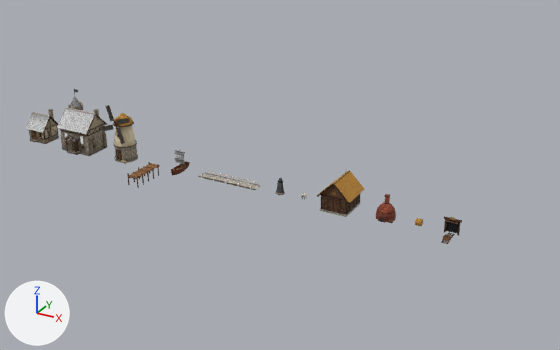
Two versions of the Blender file assets/blender/village.blend, one commit apart.
Camera for both pictures: a 50 mm camera at (133.6, -122.9, 65.4) aimed at (65.1, 1.6, 3.1). The axes (+X, +Y, +Z) are drawn at lower left. The lights are the same throughout. The first picture is the older version.

Before the edit, the objects in view are built like this:
```python
ob_barn = bpy.data.objects.new('Barn', me_barn)
ob_barn.location = (79.2, 0.0, 0.0)
ob_cottage = bpy.data.objects.new('Cottage', me_cottage)
ob_cottage.location = (2.9, 0.0, 0.0)
ob_hall = bpy.data.objects.new('Hall', me_hall)
ob_hall.location = (15.3, 0.0, 0.0)
ob_haybale = bpy.data.objects.new('HayBale', me_haybale)
ob_haybale.location = (95.0, 0.0, 0.0)
ob_kiln = bpy.data.objects.new('Kiln', me_kiln)
ob_kiln.location = (88.5, 0.0, 0.0)
ob_mill = bpy.data.objects.new('Mill', me_mill)
ob_mill.location = (27.3, 0.0, 0.0)
ob_mine = bpy.data.objects.new('Mine', me_mine)
ob_mine.location = (101.1, 0.0, 0.0)
ob_road = bpy.data.objects.new('Road', me_road)
ob_road.location = (54.1, 0.0, 0.0)
ob_robber = bpy.data.objects.new('Robber', me_robber)
ob_robber.location = (66.1, 0.0, 0.0)
# also in view: 'Dock' at (35.2, -3.9, -0.9)
```
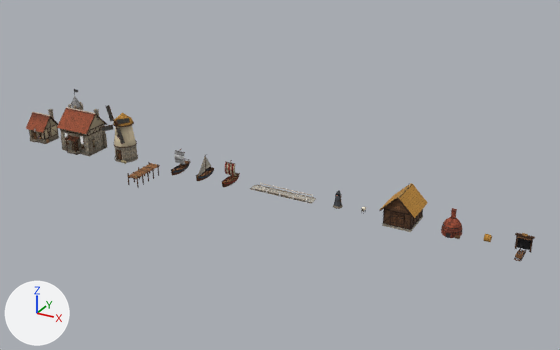
What differs and where, as boxes [x1, y1, x2, y2] in the pictures (560 x 350 px):
'Barn', moved: before [317, 170, 364, 217]; after [380, 183, 428, 232]
'Road', moved: before [198, 171, 260, 191]; after [250, 183, 316, 204]
'Kiln', moved: before [376, 194, 396, 223]; after [441, 208, 463, 239]
'Mine', moved: before [441, 216, 462, 244]; after [514, 233, 535, 262]
'BoatStriped', added: after [222, 160, 240, 187]
'BoatSloop', added: after [196, 154, 214, 181]
'Robber', moved: before [276, 178, 285, 195]; after [333, 190, 343, 209]
'HayBale', moved: before [415, 218, 423, 226]; after [484, 234, 492, 242]
part 1 of me_cottage, recoloured (grey to brown): [26, 113, 50, 133] in both
part 2 of me_hall, recoloured (grey to brown): [57, 108, 95, 142] in both

What the commit changed:
me_cottage is used by ob_cottage; location (2.9, 0.0, 0.0).
me_cottage had 3198 vertices, 1039 faces and spanned x -2.8..3.08, y -2.96..2.78, z -0.25..6.66.
me_cottage now has 3290 vertices, 1061 faces and spans x -2.8..3.08, y -3.11..2.78, z -0.25..6.66.
me_cottage part 1: 24 faces spanning x -2.66..2.66, y -2.78..2.78, z 2.73..6.08 switch from mat_owner_roof to mat_village.
Edits to the shape of me_cottage do not show in these pictures.
me_cottage gains material mat_iron.
me_hall is used by ob_hall; location (15.3, 0.0, 0.0).
me_hall had 4656 vertices, 1167 faces and spanned x -6.42..4.39, y -4.37..5.24, z -0.25..12.31.
me_hall now has 4680 vertices, 1173 faces and spans x -6.42..4.39, y -4.37..5.24, z -0.25..12.31.
me_hall part 2: 44 faces spanning x -4.25..4.25, y -4.37..3.6, z 3.21..8.94 switch from mat_owner_roof to mat_village.
Edits to the shape of me_hall do not show in these pictures.
Mesh me_boatstriped is new.
It has 1081 vertices, 274 faces and spans x -1.3..1.3, y -2.82..2.82, z -0.55..4.6.
It uses material mat_village.
Mesh me_boatsloop is new.
It has 949 vertices, 244 faces and spans x -1.0..1.0, y -2.82..2.82, z -0.55..4.6.
It uses material mat_village.
Object 'Road' (ob_road) moves from (54.1, 0.0, 0.0) to (66.7, 0.0, 0.0).
Object 'Robber' (ob_robber) moves from (66.1, 0.0, 0.0) to (78.7, 0.0, 0.0).
Object 'Barn' (ob_barn) moves from (79.2, 0.0, 0.0) to (91.8, 0.0, 0.0).
Object 'Kiln' (ob_kiln) moves from (88.5, 0.0, 0.0) to (101.1, 0.0, 0.0).
Object 'HayBale' (ob_haybale) moves from (95.0, 0.0, 0.0) to (107.6, 0.0, 0.0).
Object 'Mine' (ob_mine) moves from (101.1, 0.0, 0.0) to (113.7, 0.0, 0.0).
Object 'BoatStriped' (ob_boatstriped) is new; it shows me_boatstriped.
Its location is (54.4, 0.0, 0.0).
Object 'BoatSloop' (ob_boatsloop) is new; it shows me_boatsloop.
Its location is (48.1, 0.0, 0.0).
